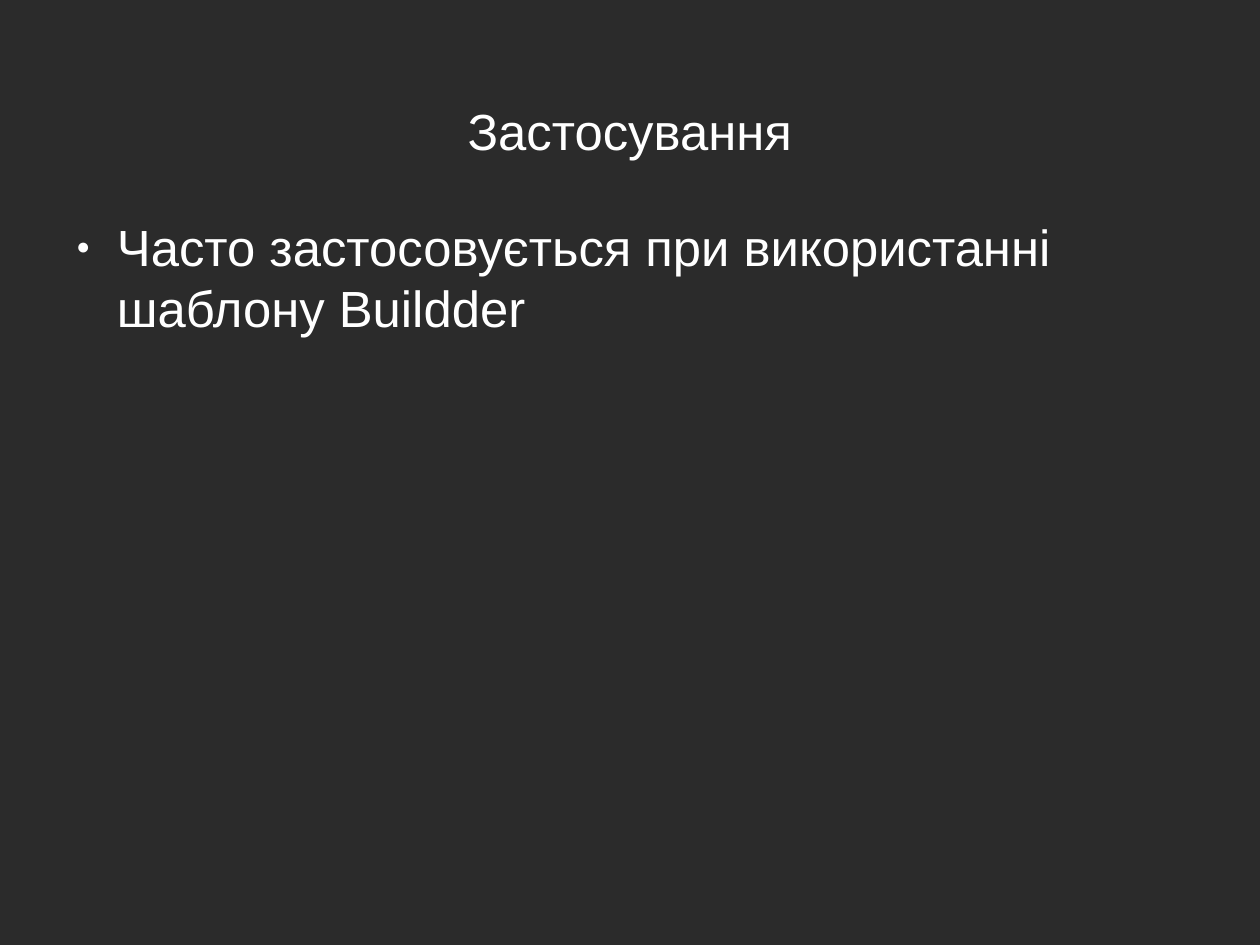
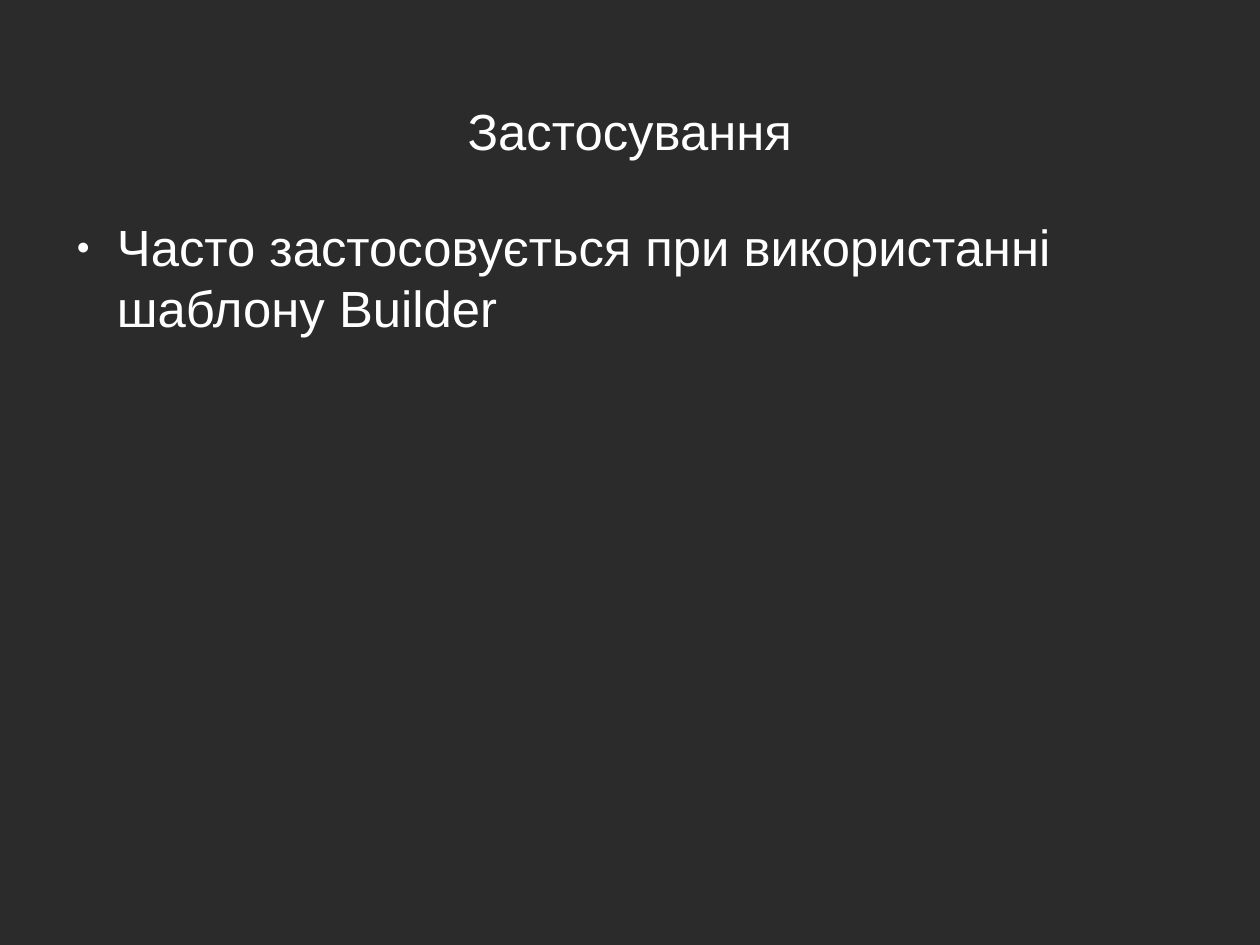
Before and after one commit to asmodeusta/fluent, a slide deck: slide 14 of FluentInterface.odp (slide 13 before the commit). Drawn at 1260x945 pixels with LibreOffice and Linux fonts; fonts in the diff are those of the drawing; background and template pictures are left out; a plain dark background stands for a picture behind light text. Boxes give left, top, right and bottom in pixels: in the first picture for what was removed or moved away, otherwise in the second. Text is boxed around its words. In the diff, an @@ line names an element or a change of style, - is before the commit and + after.

Commit message:
fix

```diff
--- a/FluentInterface.odp
+++ b/FluentInterface.odp
@@ text at [117, 229, 1051, 338]: text changed @@
-● Часто застосовується при використанні шаблону Buildder
+● Часто застосовується при використанні шаблону Builder
```
Also in this commit, not shown: 3 other slides changed, 2 slides added, 1 slide removed.
